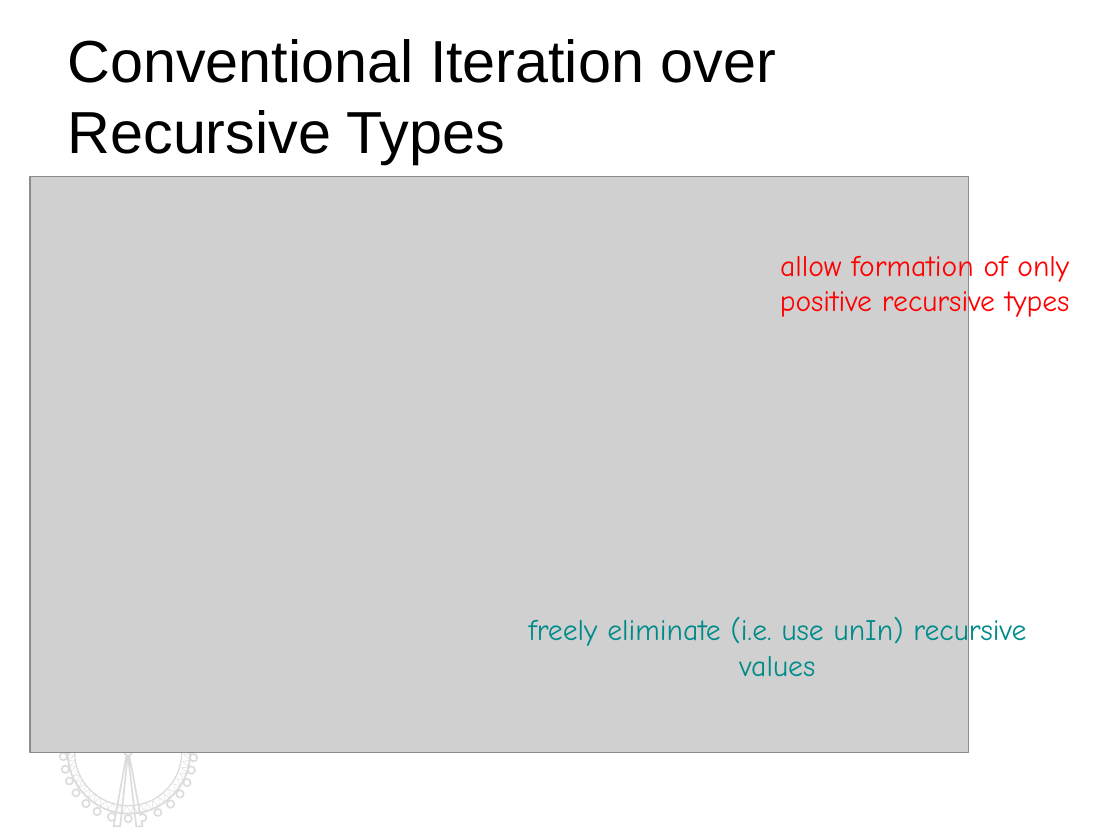
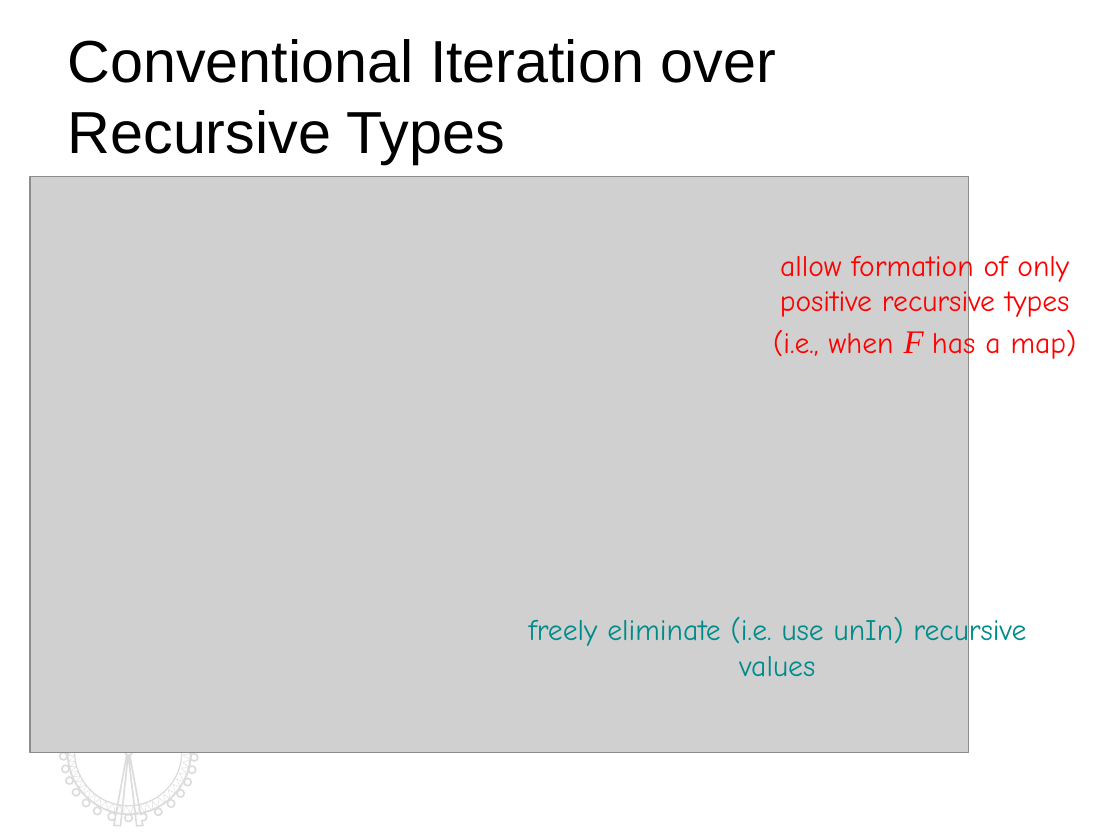
Before and after one commit to kyagrd/nax, a slide deck: slide 5 of trunk/draft/TYPES13/ppt/myslide.odp. Drawn at 1120x840 pixels with LibreOffice and Linux fonts; fonts in the diff are those of the drawing; grey boxes stand for pictures. Boxes give left, top, right and bottom in pixels: in the first picture for what was removed or moved away, otherwise in the second. Text is boxed around its words. In the diff, an @@ line names an element or a change of style, - is before the commit and + after.

```diff
--- a/trunk/draft/TYPES13/ppt/myslide.odp
+++ b/trunk/draft/TYPES13/ppt/myslide.odp
@@ text at bbox=[773, 328, 1077, 363]: paragraph added @@
+(i.e., when F has a map)
```
Also in this commit, not shown: 16 other slides changed, 1 other file.
